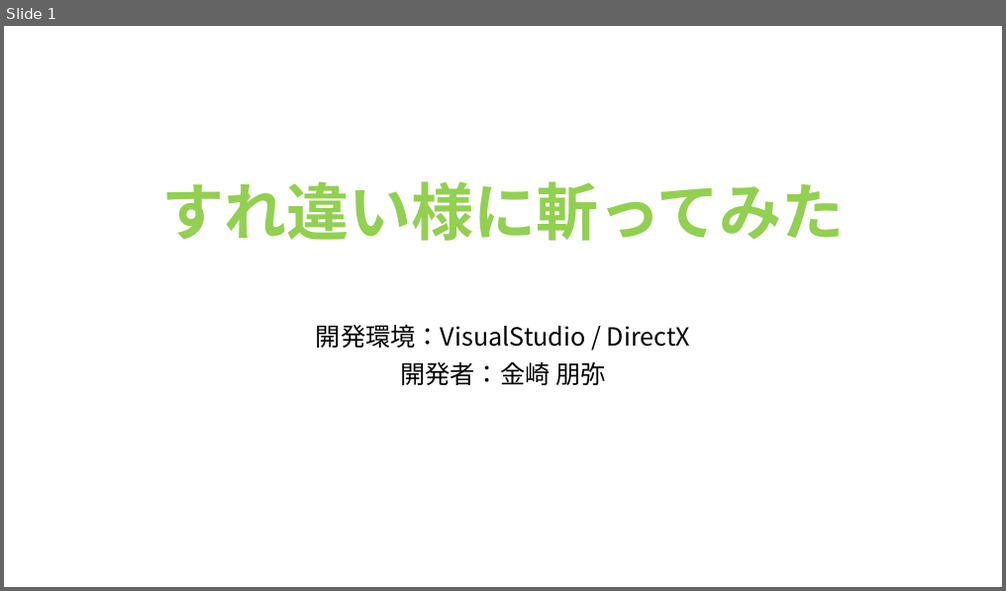
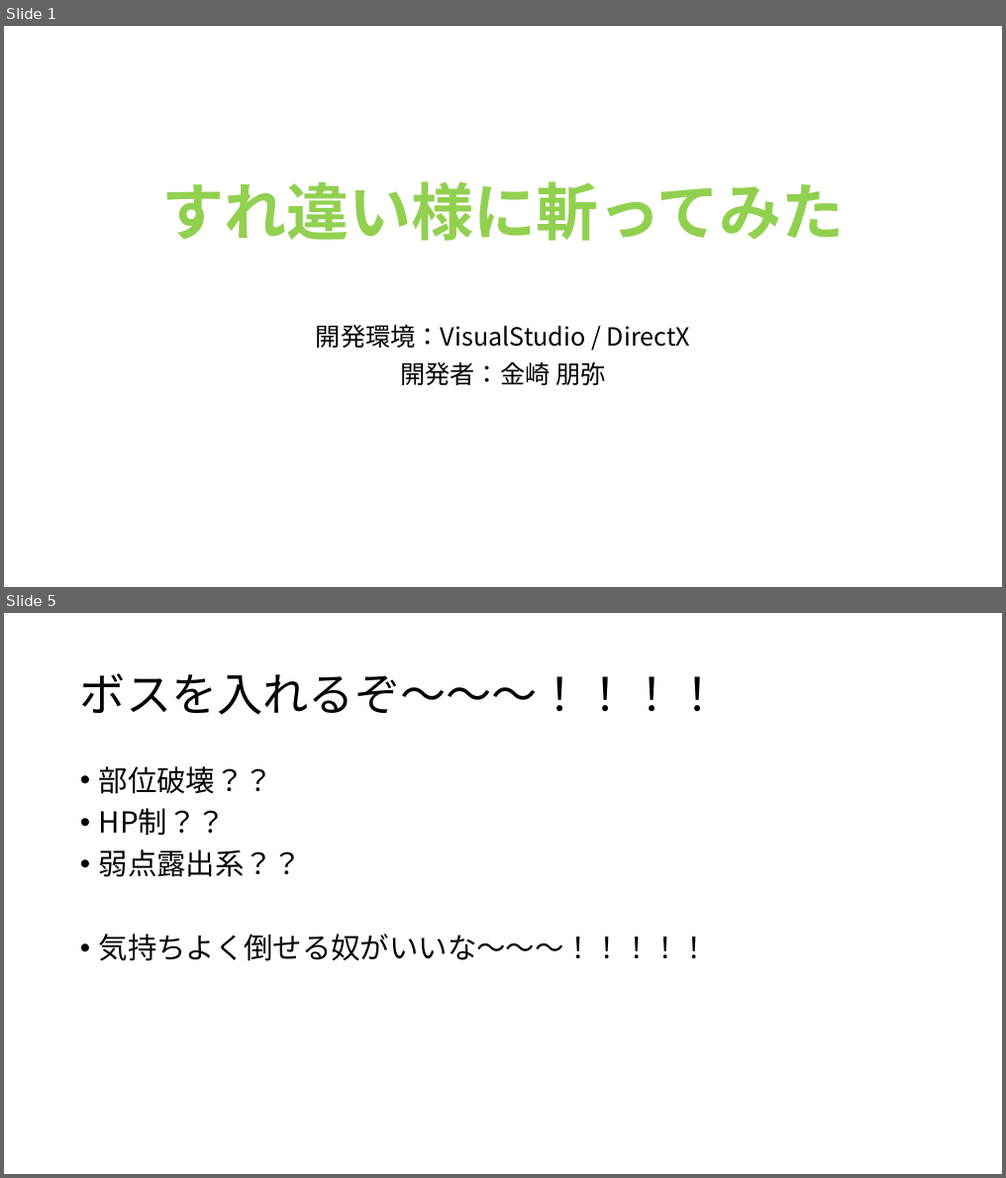
Before and after one commit to TomoyaKanazaki/Act_OneMonth, a slide deck: 企画系資料/企画書.pptx. Shown one above the other, each under a label of ours: slide 1 before the commit, slides 1 and 5 after it; the slides between them are not shown. The pictures are 1006x591 and 1006x1178 pixels, drawn with LibreOffice and Linux fonts; fonts in the diff are those of the drawing. Boxes give left, top, right and bottom in pixels: in the first picture for what was removed or moved away, otherwise in the second. Text is boxed around its words. In the diff, an @@ line names an element or a change of style, - is before the commit and + after.

```diff
--- a/企画系資料/企画書.pptx
+++ b/企画系資料/企画書.pptx
@@ slide 5 added at box(4, 613, 1002, 1174), background #FFFFFF @@
@@ title added at box(80, 673, 721, 715), 44 pt, text #000000 @@
+ボスを入れるぞ～～～！！！！
@@ text added at box(99, 766, 710, 961), 28 pt, text #000000 @@
+• 部位破壊？？
+• HP制？？
+• 弱点露出系？？
+• 気持ちよく倒せる奴がいいな～～～！！！！！
```
Also in this commit, not shown: 1 slide changed, 2 other slides added, 5 slides removed, 28 other files.
